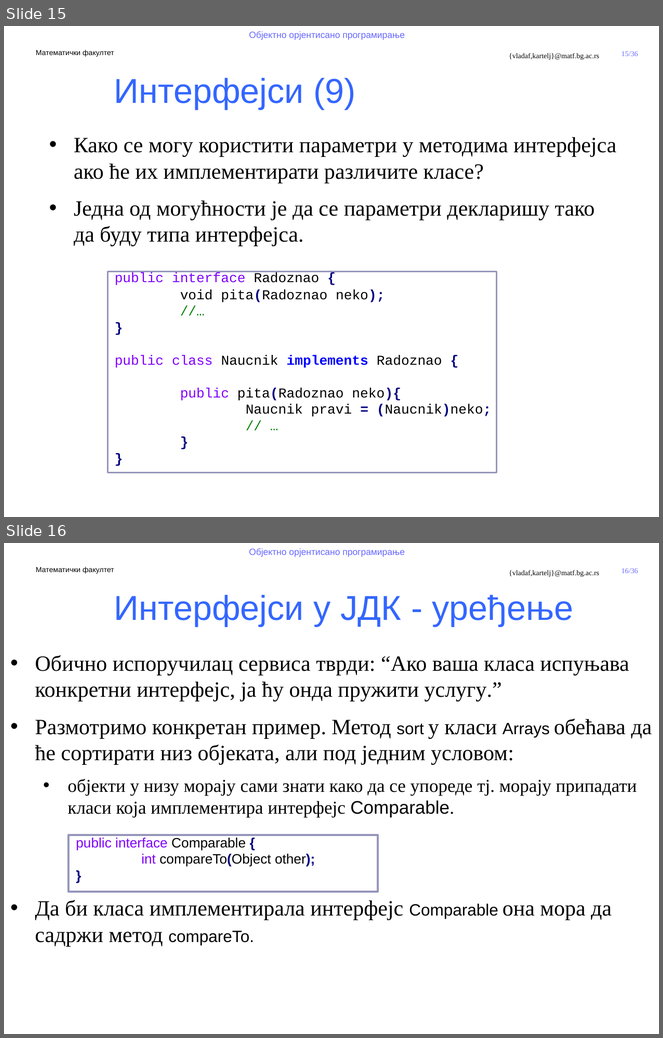
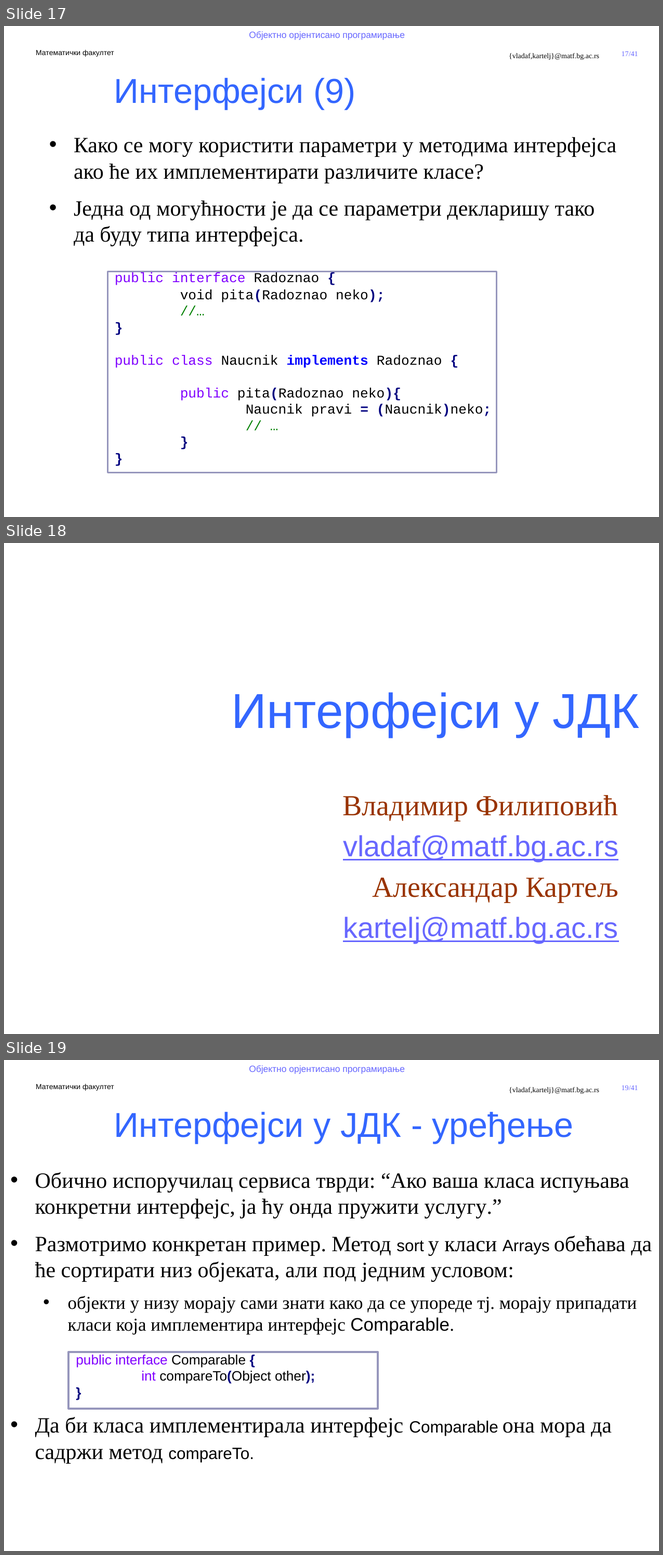
Before and after one commit to MatfOOP/OOP, a slide deck: predavanja/prezentacije/OOP11-Apstraktne klase i interfejsi.pptx. Shown one above the other, each under a label of ours: slides 15 and 16 before the commit, slides 17, 18 and 19 after it. The pictures are 663x1038 and 663x1555 pixels, drawn with LibreOffice and Linux fonts; fonts in the diff are those of the drawing; background and template pictures are left out. Boxes give left, top, right and bottom in pixels: in the first picture for what was removed or moved away, otherwise in the second. Text is boxed around its words. In the diff, an @@ line names an element or a change of style, - is before the commit and + after.

```diff
--- a/predavanja/prezentacije/OOP11-Apstraktne klase i interfejsi.pptx
+++ b/predavanja/prezentacije/OOP11-Apstraktne klase i interfejsi.pptx
@@ slide 18 added at (x1=4, y1=543, x2=659, y2=1034), background #FFFFFF @@
@@ title added at (x1=232, y1=692, x2=639, y2=737), 54 pt, text #3366FF @@
+Интерфејси у ЈДК
@@ text added at (x1=343, y1=795, x2=619, y2=943), 32 pt, text #6767FF, underline @@
+Владимир Филиповић
+vladaf@matf.bg.ac.rs
+Александар Картељ
+kartelj@matf.bg.ac.rs
@@ what was slide 15 is now slide 17 @@
@@ page number at (x1=622, y1=51, x2=638, y2=56): text changed @@
-15/36
+17/41
@@ what was slide 16 is now slide 19 @@
@@ page number at (x1=622, y1=1085, x2=638, y2=1090): text changed @@
-16/36
+19/41
```
Also in this commit, not shown: 4 other slides added, 16 other files.
